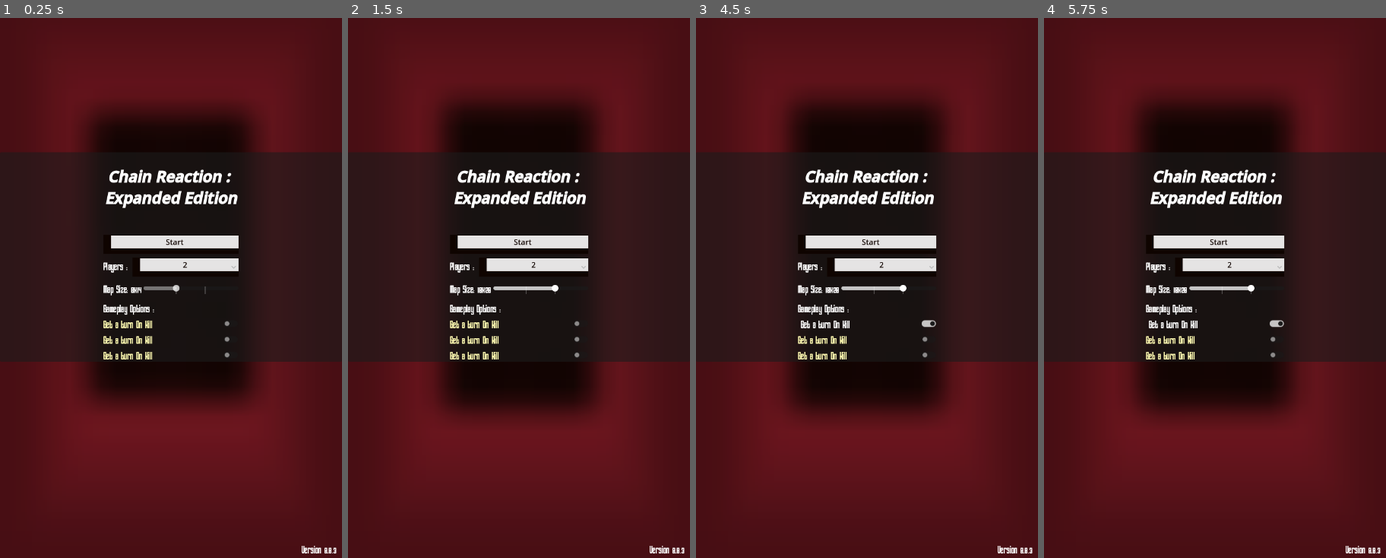
Above: before the commit, frames 1-4 (left to right).
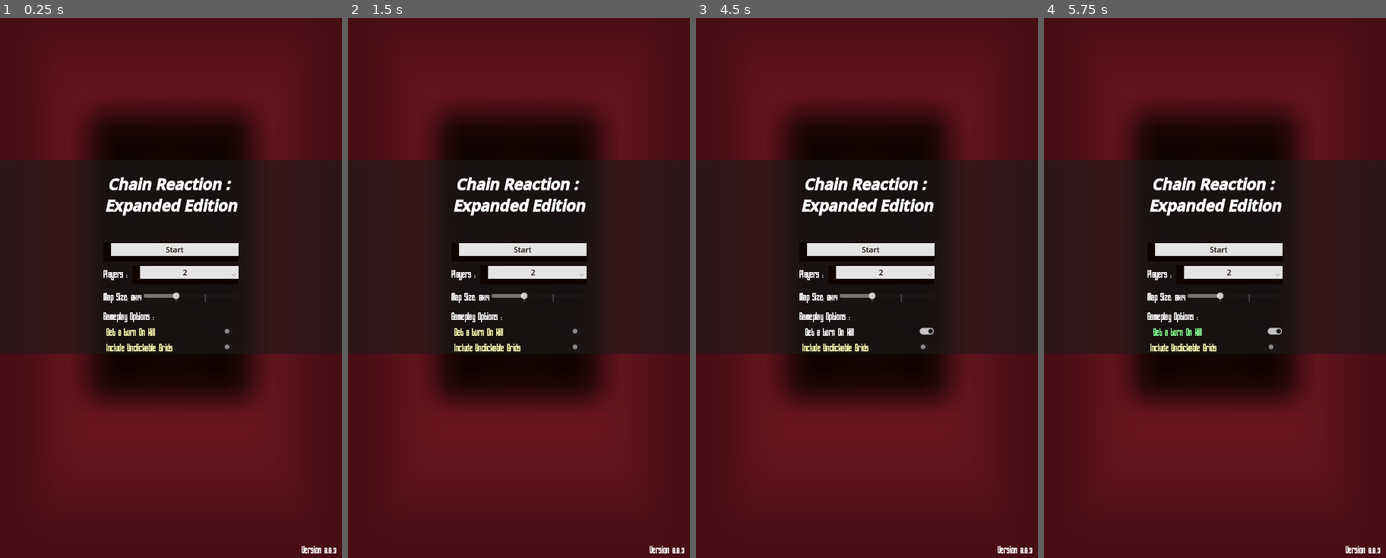
Above: after the commit, the same moments.

Repository: Meansofa/GodotPresets
Game: Godot game, scene res://main.tscn
Two runs of this game, one before a commit and one after it. Both use one fixed random seed, a clock stepped at 60 frames per second and the inputs below. The engine's default icon, where the game draws it, is replaced by a stand-in: a white triangle on a blue panel in a dark square. Sound files missing from this copy of the repository are replaced by a short silence.
Inputs (mouse positions are in pixels of both pictures, inside the frame that each line leads up to):
- Up to frame 1 (0.25 s): no input
- Up to frame 2 (1.5 s): click (549, 288) at 0.5 s; click (450, 109) at 1.27 s
- Up to frame 3 (4.5 s): click (935, 109) at 2.02 s; click (897, 309) at 2.77 s; click (812, 109) at 3.52 s; click (897, 331) at 4.27 s
- Up to frame 4 (5.75 s): click (1269, 109) at 5.02 s

The runs differ from the first frame. In frame 1, 6.8% of the frame differs, in the area x 0-100%, y 24-64%; in frame 2, 7.9%; in frame 3, 8.0%, in the area x 0-100%, y 16-73%; in frame 4, 8.0%.

Commit message:
new gameplay option, and fixed LOD bug not visible on title screen after winner panel

Diff:
--- a/Scenes/cell_spawner.tscn
+++ b/Scenes/cell_spawner.tscn
@@ -42,6 +42,8 @@
 	GameState.connect(\"restart\", _restart)
 	PlayerData.connect(\"player_change\", _is_current_player_spawner_owner)
 	spawner_owner = -1
+	if GameplayOptions.include_unclickable_grids:
+		include_unclickable_grids()
 
 func _on_pressed() -> void:
 	if PlayerData.simulation_playing: #check if there are still cells moving/popping meaning the player can't press anything yet not until it's finished
@@ -122,6 +124,12 @@
 		#cells[i].queue_free()
 	cells.clear()
 	spawner_owner = -1
+
+func include_unclickable_grids():
+	var random := randi_range(0, 100)
+	if random <= 20:
+		mouse_filter = Control.MOUSE_FILTER_IGNORE
+		disabled = true
 "
 
 [sub_resource type="CircleShape2D" id="CircleShape2D_1wp5y"]
--- a/Scripts/Gameplay Options/get_a_turn_on_kill.gd
+++ /dev/null
@@ -1,6 +0,0 @@
-extends CheckButton
-
-
-func _on_toggled(toggled_on: bool) -> void:
-	GameplayOptions.get_a_turn_on_kill = toggled_on
-	print("get_a_turn_on_kill: ", toggled_on)
--- a/Scripts/Global Scripts/GameplayOptions.gd
+++ b/Scripts/Global Scripts/GameplayOptions.gd
@@ -1,4 +1,5 @@
 extends Node
 
 #Gameplay Options, options to change your game and make it more exciting. emmited from the checkbutton nodes in MainMenu
-var get_a_turn_on_kill : bool #when a player was able to kill a player they get another turn.
+var get_a_turn_on_kill : bool #when a player was able to kill a player they get another turn. Code on player_data
+var include_unclickable_grids : bool #some grids are unclickable but cells can still pass through. Code on cell_spawner
--- a/Scripts/Map.gd
+++ b/Scripts/Map.gd
@@ -29,10 +29,10 @@
 		_remove_row()
 
 func _ready() -> void:
-	_reset_grid()
+	clear_grid()
 	#_generate_grid(4, 2)
 
-func _reset_grid():
+func clear_grid():
 	clear()
 	top_row = 0
 	bottom_row = 0
@@ -66,6 +66,14 @@
 	right_column += 1
 	left_column += 1
 	columns += 2
+
+func reload_grid():
+	var temp_rows = rows
+	var temp_columns = columns
+	clear_grid()
+	_generate_grid(temp_columns/2, temp_rows/2)
+	columns = temp_columns
+	rows = temp_rows
 
 func _add_row(): #add top and bottom cells
 	for column in range(right_column):  #starts at 0 index
@@ -126,7 +134,7 @@
 	#print(self.name, ">value: ", value, " last value: ", last_value)
 	if value == last_value:
 		return
-	_reset_grid()
+	clear_grid()
 
 
 	var additional_columns : int
--- a/Themes/Cell_Spawner.tres
+++ b/Themes/Cell_Spawner.tres
@@ -1,4 +1,13 @@
-[gd_resource type="Theme" load_steps=2 format=3 uid="uid://cd3emeqj5ahbc"]
+[gd_resource type="Theme" load_steps=3 format=3 uid="uid://cd3emeqj5ahbc"]
+
+[sub_resource type="StyleBoxFlat" id="StyleBoxFlat_ay186"]
+bg_color = Color(0.06, 0.016, 0, 0.647059)
+border_width_left = 2
+border_width_top = 2
+border_width_right = 2
+border_width_bottom = 2
+border_color = Color(0, 0, 0, 0.568627)
+border_blend = true
 
 [sub_resource type="StyleBoxFlat" id="StyleBoxFlat_1nq7t"]
 bg_color = Color(0.0588235, 0.0156863, 0, 1)
@@ -9,4 +18,5 @@
 border_color = Color(0.937255, 0.937255, 1, 0)
 
 [resource]
+Button/styles/disabled = SubResource("StyleBoxFlat_ay186")
 Button/styles/normal = SubResource("StyleBoxFlat_1nq7t")
--- a/Themes/MainMenu.tres
+++ b/Themes/MainMenu.tres
@@ -43,6 +43,7 @@
 Button/styles/hover = SubResource("StyleBoxFlat_4c57u")
 Button/styles/normal = SubResource("StyleBoxFlat_kek77")
 CheckButton/colors/font_color = Color(1, 0.985, 0.7, 1)
+CheckButton/colors/font_pressed_color = Color(0.52, 1, 0.576, 1)
 CheckButton/font_sizes/font_size = 24
 CheckButton/fonts/font = ExtResource("1_ts4dj")
 CheckButton/styles/focus = SubResource("StyleBoxFlat_fm7i0")
--- a/default_bus_layout.tres
+++ b/default_bus_layout.tres
@@ -1,6 +1,7 @@
 [gd_resource type="AudioBusLayout" format=3 uid="uid://ckn3vt8g6wfxf"]
 
 [resource]
+bus/0/volume_db = -80.0
 bus/1/name = &"SFX"
 bus/1/solo = false
 bus/1/mute = false
--- a/main.tscn
+++ b/main.tscn
@@ -6,7 +6,6 @@
 [ext_resource type="Script" uid="uid://bxahqirdiwl02" path="res://Scripts/Map.gd" id="4_0b7oy"]
 [ext_resource type="Theme" uid="uid://ccjkt4x566cc" path="res://Themes/MainMenu.tres" id="5_vutah"]
 [ext_resource type="PackedScene" uid="uid://cs86oyinomu1d" path="res://Scenes/player_1.tscn" id="6_5gkat"]
-[ext_resource type="Script" uid="uid://duvpg7kg3m5eg" path="res://Scripts/Gameplay Options/get_a_turn_on_kill.gd" id="9_4c57u"]
 [ext_resource type="AudioStream" uid="uid://cntads1w7sujf" path="res://Assets/SFX/button_click.wav" id="10_4c57u"]
 [ext_resource type="Material" uid="uid://ce0u4cwfdklkn" path="res://Themes/BackgroundBlur.tres" id="10_tt22l"]
 [ext_resource type="Texture2D" uid="uid://63i4gcnvsn7h" path="res://icon.svg" id="11_gi1ht"]
@@ -36,12 +35,16 @@
 
 func _on_title_screen_visibility_changed() -> void:
 	self.visible = %MainMenu.visible
+	print(\"_on_title_screen_visibility_changed: \", visible)
 
 func _on_winner_panel_visibility_changed() -> void:
-	self.visible = %WinnerPanel.visible
+	if %WinnerPanel.visible: #since when the WinnerPanel is not visible it is likely on the title screen, this is to avoid both signals triggering and making LOD invisible instead of visible
+		self.visible = true
+		print(\"_on_winner_panel_visibility_changed: \", visible)
 
 func _on_change_map_visibility_changed() -> void:
 	self.visible = %ChangeMap.visible
+	print(\"_on_change_map_visibility_changed: \", visible)
 "
 
 [sub_resource type="GDScript" id="GDScript_ukba4"]
@@ -238,6 +241,32 @@
 # Called every frame. 'delta' is the elapsed time since the previous frame.
 func _process(delta: float) -> void:
 	pass
+"
+
+[sub_resource type="GDScript" id="GDScript_ycdy4"]
+resource_name = "get_a_turn_on_kill"
+script/source = "extends CheckButton
+
+
+
+func _on_toggled(toggled_on: bool) -> void:
+	GameplayOptions.get_a_turn_on_kill = toggled_on
+	print(\"get_a_turn_on_kill: \", toggled_on)
+"
+
+[sub_resource type="GDScript" id="GDScript_dg77c"]
+resource_name = "include_unclickable_grids"
+script/source = "extends CheckButton
+
+func _input(event: InputEvent) -> void:
+	if Input.is_key_pressed(KEY_5):
+		button_pressed = !button_pressed
+
+func _on_toggled(toggled_on: bool) -> void:
+	GameplayOptions.include_unclickable_grids = toggled_on
+	%SpawnersLayer.reload_grid()
+	print(\"include_unclickable_grids: \", toggled_on)
+
 "
 
 [sub_resource type="GDScript" id="GDScript_jgltk"]
@@ -702,20 +731,22 @@
 layout_mode = 2
 focus_mode = 0
 mouse_default_cursor_shape = 2
-text = "Get a turn On Kill"
-script = ExtResource("9_4c57u")
-
-[node name="Get a turn On Kill2" type="CheckButton" parent="UI Canvas/Main_Control/MainMenu/PanelContainer/CenterContainer/Components/Gameplay Options"]
+text = " Get a turn On Kill"
+script = SubResource("GDScript_ycdy4")
+
+[node name="Include Unclickable Grids" type="CheckButton" parent="UI Canvas/Main_Control/MainMenu/PanelContainer/CenterContainer/Components/Gameplay Options"]
 layout_mode = 2
 focus_mode = 0
 mouse_default_cursor_shape = 2
-text = "Get a turn On Kill"
+text = " Include Unclickable Grids"
+script = SubResource("GDScript_dg77c")
 
 [node name="Get a turn On Kill3" type="CheckButton" parent="UI Canvas/Main_Control/MainMenu/PanelContainer/CenterContainer/Components/Gameplay Options"]
+visible = false
 layout_mode = 2
 focus_mode = 0
 mouse_default_cursor_shape = 2
-text = "Get a turn On Kill"
+text = " Get a turn On Kill"
 
 [node name="WinnerPanel" type="PanelContainer" parent="UI Canvas/Main_Control"]
 unique_name_in_owner = true
@@ -849,55 +880,55 @@
 script = SubResource("GDScript_efxa6")
 
 [connection signal="pressed" from="SpawnersLayer/Cell_spawner" to="SpawnersLayer/Cell_spawner" method="_on_pressed"]
-[connection signal="pressed" from="SpawnersLayer/@Button@94704" to="SpawnersLayer/@Button@94704" method="_on_pressed"]
-[connection signal="pressed" from="SpawnersLayer/@Button@94705" to="SpawnersLayer/@Button@94705" method="_on_pressed"]
-[connection signal="pressed" from="SpawnersLayer/@Button@94706" to="SpawnersLayer/@Button@94706" method="_on_pressed"]
-[connection signal="pressed" from="SpawnersLayer/@Button@94707" to="SpawnersLayer/@Button@94707" method="_on_pressed"]
-[connection signal="pressed" from="SpawnersLayer/@Button@94708" to="SpawnersLayer/@Button@94708" method="_on_pressed"]
-[connection signal="pressed" from="SpawnersLayer/@Button@94709" to="SpawnersLayer/@Button@94709" method="_on_pressed"]
-[connection signal="pressed" from="SpawnersLayer/@Button@94710" to="SpawnersLayer/@Button@94710" method="_on_pressed"]
-[connection signal="pressed" from="SpawnersLayer/@Button@94711" to="SpawnersLayer/@Button@94711" method="_on_pressed"]
-[connection signal="pressed" from="SpawnersLayer/@Button@94712" to="SpawnersLayer/@Button@94712" method="_on_pressed"]
-[connection signal="pressed" from="SpawnersLayer/@Button@94713" to="SpawnersLayer/@Button@94713" method="_on_pressed"]
-[connection signal="pressed" from="SpawnersLayer/@Button@94714" to="SpawnersLayer/@Button@94714" method="_on_pressed"]
-[connection signal="pressed" from="SpawnersLayer/@Button@94715" to="SpawnersLayer/@Button@94715" method="_on_pressed"]
-[connection signal="pressed" from="SpawnersLayer/@Button@94716" to="SpawnersLayer/@Button@94716" method="_on_pressed"]
-[connection signal="pressed" from="SpawnersLayer/@Button@94717" to="SpawnersLayer/@Button@94717" method="_on_pressed"]
-[connection signal="pressed" from="SpawnersLayer/@Button@94718" to="SpawnersLayer/@Button@94718" method="_on_pressed"]
-[connection signal="pressed" from="SpawnersLayer/@Button@94719" to="SpawnersLayer/@Button@94719" method="_on_pressed"]
-[connection signal="pressed" from="SpawnersLayer/@Button@94720" to="SpawnersLayer/@Button@94720" method="_on_pressed"]
-[connection signal="pressed" from="SpawnersLayer/@Button@94721" to="SpawnersLayer/@Button@94721" method="_on_pressed"]
-[connection signal="pressed" from="SpawnersLayer/@Button@94722" to="SpawnersLayer/@Button@94722" method="_on_pressed"]
-[connection signal="pressed" from="SpawnersLayer/@Button@94723" to="SpawnersLayer/@Button@94723" method="_on_pressed"]
-[connection signal="pressed" from="SpawnersLayer/@Button@94724" to="SpawnersLayer/@Button@94724" method="_on_pressed"]
-[connection signal="pressed" from="SpawnersLayer/@Button@94725" to="SpawnersLayer/@Button@94725" method="_on_pressed"]
-[connection signal="pressed" from="SpawnersLayer/@Button@94726" to="SpawnersLayer/@Button@94726" method="_on_pressed"]
-[connection signal="pressed" from="SpawnersLayer/@Button@94727" to="SpawnersLayer/@Button@94727" method="_on_pressed"]
-[connection signal="pressed" from="SpawnersLayer/@Button@94728" to="SpawnersLayer/@Button@94728" method="_on_pressed"]
-[connection signal="pressed" from="SpawnersLayer/@Button@94729" to="SpawnersLayer/@Button@94729" method="_on_pressed"]
-[connection signal="pressed" from="SpawnersLayer/@Button@94730" to="SpawnersLayer/@Button@94730" method="_on_pressed"]
-[connection signal="pressed" from="SpawnersLayer/@Button@94731" to="SpawnersLayer/@Button@94731" method="_on_pressed"]
-[connection signal="pressed" from="SpawnersLayer/@Button@94732" to="SpawnersLayer/@Button@94732" method="_on_pressed"]
-[connection signal="pressed" from="SpawnersLayer/@Button@94733" to="SpawnersLayer/@Button@94733" method="_on_pressed"]
-[connection signal="pressed" from="SpawnersLayer/@Button@94734" to="SpawnersLayer/@Button@94734" method="_on_pressed"]
-[connection signal="pressed" from="SpawnersLayer/@Button@94735" to="SpawnersLayer/@Button@94735" method="_on_pressed"]
-[connection signal="pressed" from="SpawnersLayer/@Button@94736" to="SpawnersLayer/@Button@94736" method="_on_pressed"]
-[connection signal="pressed" from="SpawnersLayer/@Button@94737" to="SpawnersLayer/@Button@94737" method="_on_pressed"]
-[connection signal="pressed" from="SpawnersLayer/@Button@94738" to="SpawnersLayer/@Button@94738" method="_on_pressed"]
-[connection signal="pressed" from="SpawnersLayer/@Button@94739" to="SpawnersLayer/@Button@94739" method="_on_pressed"]
-[connection signal="pressed" from="SpawnersLayer/@Button@94740" to="SpawnersLayer/@Button@94740" method="_on_pressed"]
-[connection signal="pressed" from="SpawnersLayer/@Button@94741" to="SpawnersLayer/@Button@94741" method="_on_pressed"]
-[connection signal="pressed" from="SpawnersLayer/@Button@94742" to="SpawnersLayer/@Button@94742" method="_on_pressed"]
-[connection signal="pressed" from="SpawnersLayer/@Button@94743" to="SpawnersLayer/@Button@94743" method="_on_pressed"]
-[connection signal="pressed" from="SpawnersLayer/@Button@94744" to="SpawnersLayer/@Button@94744" method="_on_pressed"]
-[connection signal="pressed" from="SpawnersLayer/@Button@94745" to="SpawnersLayer/@Button@94745" method="_on_pressed"]
-[connection signal="pressed" from="SpawnersLayer/@Button@94746" to="SpawnersLayer/@Button@94746" method="_on_pressed"]
-[connection signal="pressed" from="SpawnersLayer/@Button@94747" to="SpawnersLayer/@Button@94747" method="_on_pressed"]
-[connection signal="pressed" from="SpawnersLayer/@Button@94748" to="SpawnersLayer/@Button@94748" method="_on_pressed"]
-[connection signal="pressed" from="SpawnersLayer/@Button@94749" to="SpawnersLayer/@Button@94749" method="_on_pressed"]
-[connection signal="pressed" from="SpawnersLayer/@Button@94750" to="SpawnersLayer/@Button@94750" method="_on_pressed"]
-[connection signal="pressed" from="SpawnersLayer/@Button@94751" to="SpawnersLayer/@Button@94751" method="_on_pressed"]
-[connection signal="pressed" from="SpawnersLayer/@Button@94752" to="SpawnersLayer/@Button@94752" method="_on_pressed"]
+[connection signal="pressed" from="SpawnersLayer/@Button@161830" to="SpawnersLayer/@Button@161830" method="_on_pressed"]
+[connection signal="pressed" from="SpawnersLayer/@Button@161831" to="SpawnersLayer/@Button@161831" method="_on_pressed"]
+[connection signal="pressed" from="SpawnersLayer/@Button@161832" to="SpawnersLayer/@Button@161832" method="_on_pressed"]
+[connection signal="pressed" from="SpawnersLayer/@Button@161833" to="SpawnersLayer/@Button@161833" method="_on_pressed"]
+[connection signal="pressed" from="SpawnersLayer/@Button@161834" to="SpawnersLayer/@Button@161834" method="_on_pressed"]
+[connection signal="pressed" from="SpawnersLayer/@Button@161835" to="SpawnersLayer/@Button@161835" method="_on_pressed"]
+[connection signal="pressed" from="SpawnersLayer/@Button@161836" to="SpawnersLayer/@Button@161836" method="_on_pressed"]
+[connection signal="pressed" from="SpawnersLayer/@Button@161837" to="SpawnersLayer/@Button@161837" method="_on_pressed"]
+[connection signal="pressed" from="SpawnersLayer/@Button@161838" to="SpawnersLayer/@Button@161838" method="_on_pressed"]
+[connection signal="pressed" from="SpawnersLayer/@Button@161839" to="SpawnersLayer/@Button@161839" method="_on_pressed"]
+[connection signal="pressed" from="SpawnersLayer/@Button@161840" to="SpawnersLayer/@Button@161840" method="_on_pressed"]
+[connection signal="pressed" from="SpawnersLayer/@Button@161841" to="SpawnersLayer/@Button@161841" method="_on_pressed"]
+[connection signal="pressed" from="SpawnersLayer/@Button@161842" to="SpawnersLayer/@Button@161842" method="_on_pressed"]
+[connection signal="pressed" from="SpawnersLayer/@Button@161843" to="SpawnersLayer/@Button@161843" method="_on_pressed"]
+[connection signal="pressed" from="SpawnersLayer/@Button@161844" to="SpawnersLayer/@Button@161844" method="_on_pressed"]
+[connection signal="pressed" from="SpawnersLayer/@Button@161845" to="SpawnersLayer/@Button@161845" method="_on_pressed"]
+[connection signal="pressed" from="SpawnersLayer/@Button@161846" to="SpawnersLayer/@Button@161846" method="_on_pressed"]
+[connection signal="pressed" from="SpawnersLayer/@Button@161847" to="SpawnersLayer/@Button@161847" method="_on_pressed"]
+[connection signal="pressed" from="SpawnersLayer/@Button@161848" to="SpawnersLayer/@Button@161848" method="_on_pressed"]
+[connection signal="pressed" from="SpawnersLayer/@Button@161849" to="SpawnersLayer/@Button@161849" method="_on_pressed"]
+[connection signal="pressed" from="SpawnersLayer/@Button@161850" to="SpawnersLayer/@Button@161850" method="_on_pressed"]
+[connection signal="pressed" from="SpawnersLayer/@Button@161851" to="SpawnersLayer/@Button@161851" method="_on_pressed"]
+[connection signal="pressed" from="SpawnersLayer/@Button@161852" to="SpawnersLayer/@Button@161852" method="_on_pressed"]
+[connection signal="pressed" from="SpawnersLayer/@Button@161853" to="SpawnersLayer/@Button@161853" method="_on_pressed"]
+[connection signal="pressed" from="SpawnersLayer/@Button@161854" to="SpawnersLayer/@Button@161854" method="_on_pressed"]
+[connection signal="pressed" from="SpawnersLayer/@Button@161855" to="SpawnersLayer/@Button@161855" method="_on_pressed"]
+[connection signal="pressed" from="SpawnersLayer/@Button@161856" to="SpawnersLayer/@Button@161856" method="_on_pressed"]
+[connection signal="pressed" from="SpawnersLayer/@Button@161857" to="SpawnersLayer/@Button@161857" method="_on_pressed"]
+[connection signal="pressed" from="SpawnersLayer/@Button@161858" to="SpawnersLayer/@Button@161858" method="_on_pressed"]
+[connection signal="pressed" from="SpawnersLayer/@Button@161859" to="SpawnersLayer/@Button@161859" method="_on_pressed"]
+[connection signal="pressed" from="SpawnersLayer/@Button@161860" to="SpawnersLayer/@Button@161860" method="_on_pressed"]
+[connection signal="pressed" from="SpawnersLayer/@Button@161861" to="SpawnersLayer/@Button@161861" method="_on_pressed"]
+[connection signal="pressed" from="SpawnersLayer/@Button@161862" to="SpawnersLayer/@Button@161862" method="_on_pressed"]
+[connection signal="pressed" from="SpawnersLayer/@Button@161863" to="SpawnersLayer/@Button@161863" method="_on_pressed"]
+[connection signal="pressed" from="SpawnersLayer/@Button@161864" to="SpawnersLayer/@Button@161864" method="_on_pressed"]
+[connection signal="pressed" from="SpawnersLayer/@Button@161865" to="SpawnersLayer/@Button@161865" method="_on_pressed"]
+[connection signal="pressed" from="SpawnersLayer/@Button@161866" to="SpawnersLayer/@Button@161866" method="_on_pressed"]
+[connection signal="pressed" from="SpawnersLayer/@Button@161867" to="SpawnersLayer/@Button@161867" method="_on_pressed"]
+[connection signal="pressed" from="SpawnersLayer/@Button@161868" to="SpawnersLayer/@Button@161868" method="_on_pressed"]
+[connection signal="pressed" from="SpawnersLayer/@Button@161869" to="SpawnersLayer/@Button@161869" method="_on_pressed"]
+[connection signal="pressed" from="SpawnersLayer/@Button@161870" to="SpawnersLayer/@Button@161870" method="_on_pressed"]
+[connection signal="pressed" from="SpawnersLayer/@Button@161871" to="SpawnersLayer/@Button@161871" method="_on_pressed"]
+[connection signal="pressed" from="SpawnersLayer/@Button@161872" to="SpawnersLayer/@Button@161872" method="_on_pressed"]
+[connection signal="pressed" from="SpawnersLayer/@Button@161873" to="SpawnersLayer/@Button@161873" method="_on_pressed"]
+[connection signal="pressed" from="SpawnersLayer/@Button@161874" to="SpawnersLayer/@Button@161874" method="_on_pressed"]
+[connection signal="pressed" from="SpawnersLayer/@Button@161875" to="SpawnersLayer/@Button@161875" method="_on_pressed"]
+[connection signal="pressed" from="SpawnersLayer/@Button@161876" to="SpawnersLayer/@Button@161876" method="_on_pressed"]
+[connection signal="pressed" from="SpawnersLayer/@Button@161877" to="SpawnersLayer/@Button@161877" method="_on_pressed"]
+[connection signal="pressed" from="SpawnersLayer/@Button@161878" to="SpawnersLayer/@Button@161878" method="_on_pressed"]
 [connection signal="pressed" from="UI Canvas/Main_Control/UI/MuteButton" to="UI Canvas/Main_Control/UI/MuteButton" method="_on_pressed"]
 [connection signal="visibility_changed" from="UI Canvas/Main_Control/MainMenu" to="ZoomCamera" method="_on_main_menu_visibility_changed"]
 [connection signal="visibility_changed" from="UI Canvas/Main_Control/MainMenu" to="UI Canvas/Main_Control/LOD" method="_on_title_screen_visibility_changed"]
@@ -908,6 +939,7 @@
 [connection signal="pressed" from="UI Canvas/Main_Control/MainMenu/PanelContainer/CenterContainer/Components/Online Multiplayer" to="UI Canvas/Main_Control/MainMenu/PanelContainer/CenterContainer/Components/Online Multiplayer" method="_on_pressed"]
 [connection signal="pressed" from="UI Canvas/Main_Control/MainMenu/PanelContainer/CenterContainer/Components/AI Mode" to="UI Canvas/Main_Control/MainMenu/PanelContainer/CenterContainer/Components/AI Mode" method="_on_pressed"]
 [connection signal="toggled" from="UI Canvas/Main_Control/MainMenu/PanelContainer/CenterContainer/Components/Gameplay Options/Get a turn On Kill" to="UI Canvas/Main_Control/MainMenu/PanelContainer/CenterContainer/Components/Gameplay Options/Get a turn On Kill" method="_on_toggled"]
+[connection signal="toggled" from="UI Canvas/Main_Control/MainMenu/PanelContainer/CenterContainer/Components/Gameplay Options/Include Unclickable Grids" to="UI Canvas/Main_Control/MainMenu/PanelContainer/CenterContainer/Components/Gameplay Options/Include Unclickable Grids" method="_on_toggled"]
 [connection signal="visibility_changed" from="UI Canvas/Main_Control/WinnerPanel" to="UI Canvas/Main_Control/LOD" method="_on_winner_panel_visibility_changed"]
 [connection signal="pressed" from="UI Canvas/Main_Control/WinnerPanel/VBoxContainer/RestartButton" to="UI Canvas/Main_Control/WinnerPanel/VBoxContainer/RestartButton" method="_on_pressed"]
 [connection signal="pressed" from="UI Canvas/In_Game_UI/North/AspectRatioContainer/RestartButton" to="UI Canvas/In_Game_UI/North/AspectRatioContainer/RestartButton" method="_on_pressed"]
Not shown, removed: Scripts/Gameplay Options/get_a_turn_on_kill.gd.uid
Not shown: 1 places in main.tscn that only renumber resources
